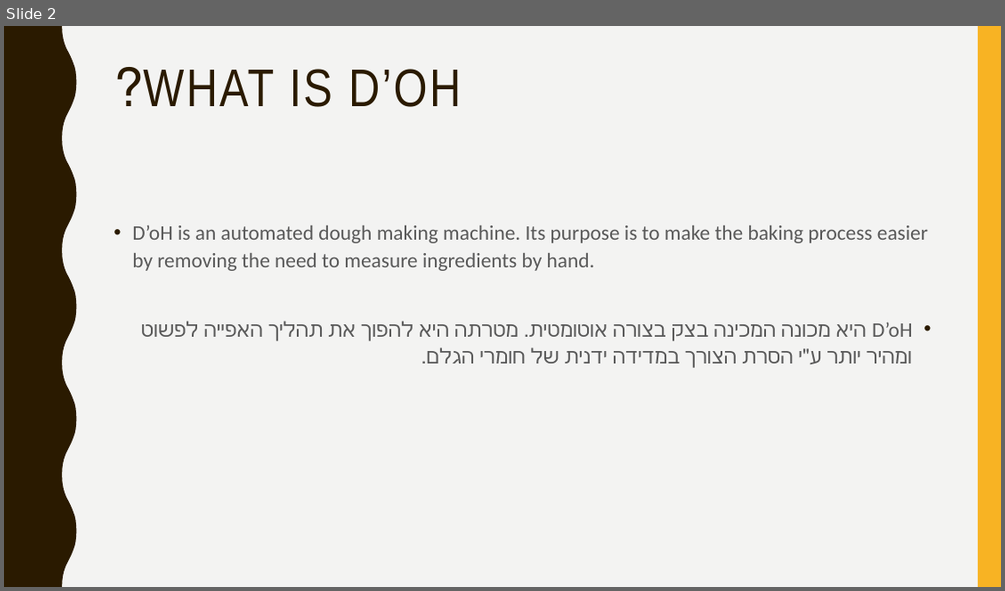
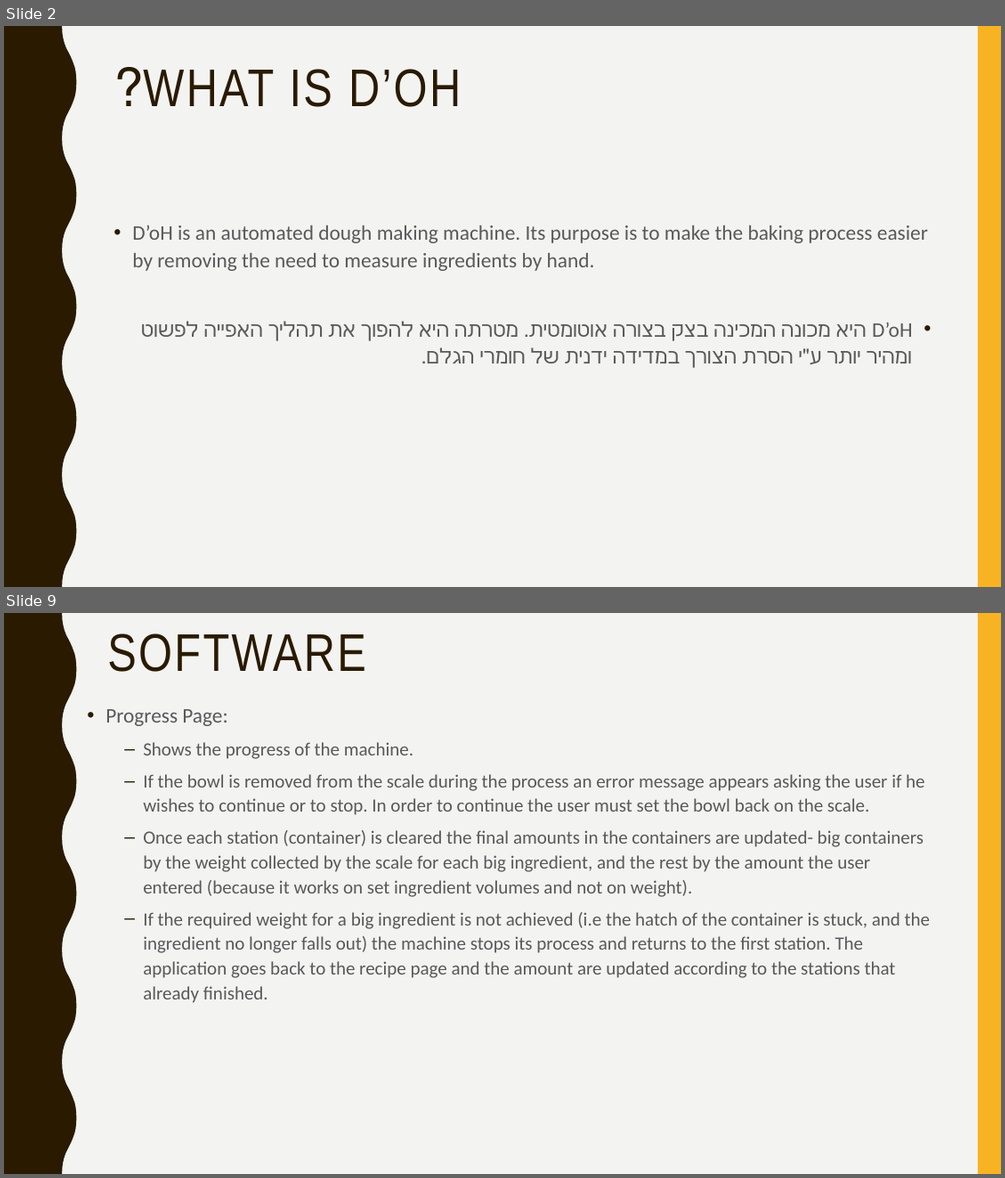
Before and after one commit to MetalYos/ArduinoProject, a slide deck: Project.pptx. Shown one above the other, each under a label of ours: slide 2 before the commit, slides 2 and 9 after it; the slides between them are not shown. The pictures are 1005x591 and 1005x1178 pixels, drawn with LibreOffice and Linux fonts; fonts in the diff are those of the drawing. Boxes give left, top, right and bottom in pixels: in the first picture for what was removed or moved away, otherwise in the second. Text is boxed around its words. In the diff, an @@ line names an element or a change of style, - is before the commit and + after.

```diff
--- a/Project.pptx
+++ b/Project.pptx
@@ slide 9 added at box(4, 613, 1001, 1174), background #F3F3F2; not listed: 2 template elements that a slide beside it also shows @@
@@ title added at box(107, 633, 366, 672), 51 pt, text #2A1A00 @@
+SOFTWARE
@@ text added at box(105, 709, 930, 1003), 18 pt, text #595959 @@
+• Progress Page:
+  – Shows the progress of the machine.
+  – If the bowl is removed from the scale during the process an error message appears asking the user if he wishes to continue or to stop. In order to continue the user must set the bowl back on the scale.
+  – Once each station (container) is cleared the final amounts in the containers are updated- big containers by the weight collected by the scale for each big ingredient, and the rest by the amount the user entered (because it works on set ingredient volumes and not on weight).
+  – If the required weight for a big ingredient is not achieved (i.e the hatch of the container is stuck, and the ingredient no longer falls out) the machine stops its process and returns to the first station. The application goes back to the recipe page and the amount are updated according to the stations that already finished.
```
Also in this commit, not shown: 4 slides changed, 5 other slides added, 3 slides removed, 1 other file.
